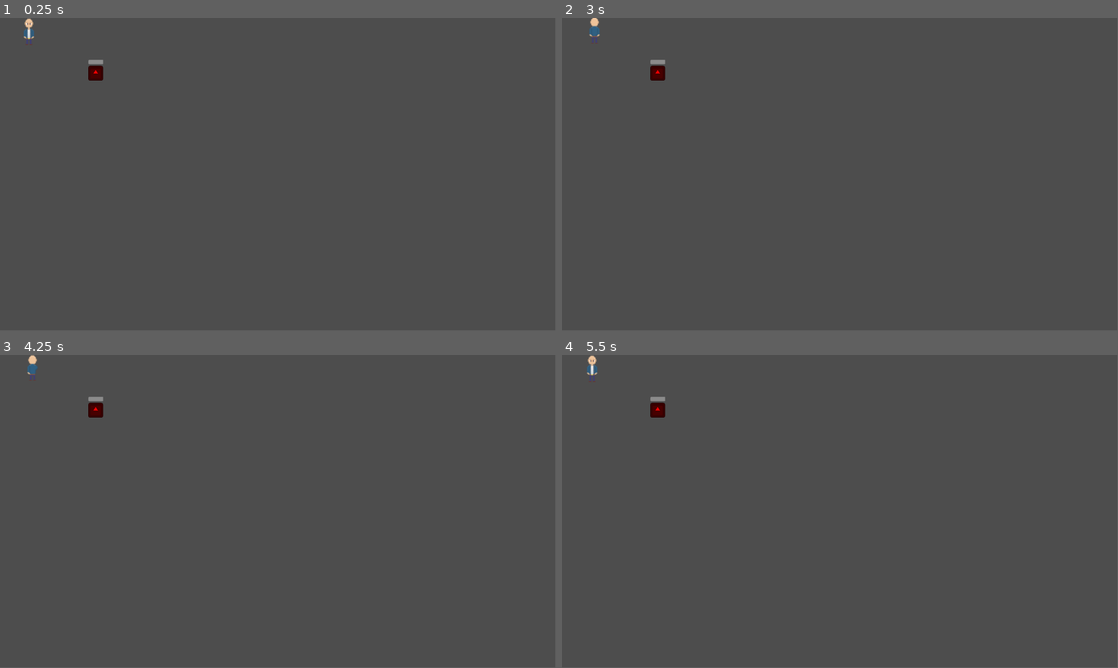
Above: before the commit, frames 1-4 (two rows, left to right).
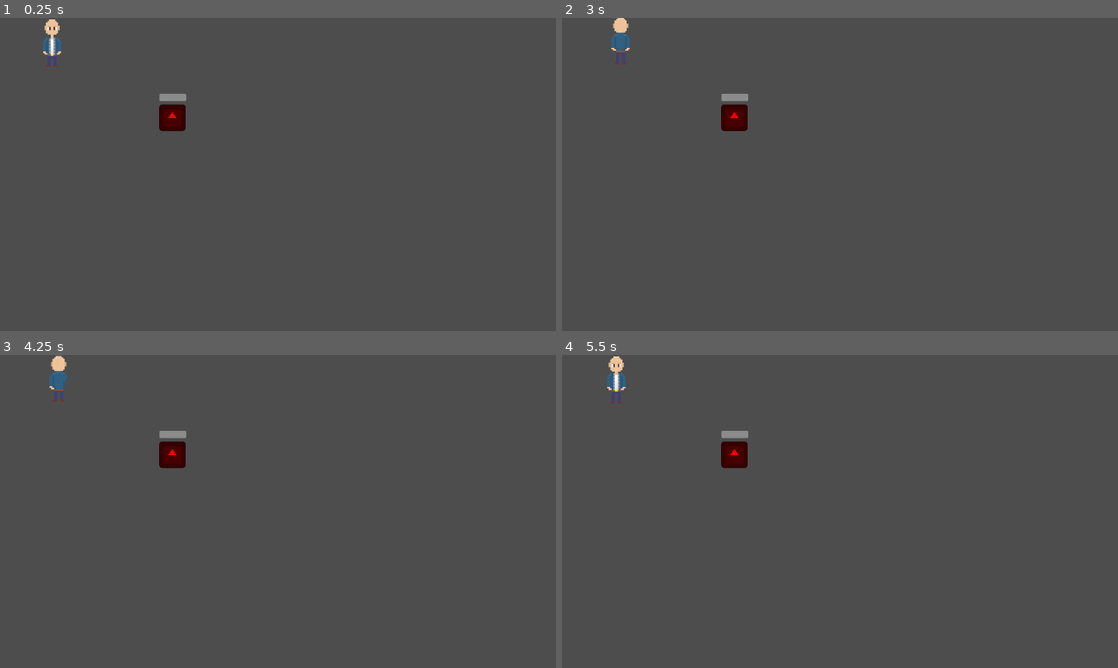
Above: after the commit, the same moments.

Repository: bekai-team/online-game-2026-bekai-team
Game: Godot game, scene res://scenes/world.tscn
Same seed, same stepped clock (60 frames per second), same inputs: the game is played once before the commit and once after it. The engine's default icon, where the game draws it, is replaced by a stand-in: a white triangle on a blue panel in a dark square.
Inputs (mouse positions are in pixels of both pictures, inside the frame that each line leads up to):
- Up to frame 1 (0.25 s): no input
- Up to frame 2 (3 s): tap Enter at 0.5, 2 s; move the mouse to (962, 158) at 0.52 s; hold D (move_right) 0.53-1.28 s; click (962, 158) at 0.6 s; tap Space at 1.25 s; move the mouse to (728, 190) at 1.27 s; hold S (move_down) 1.28-2.03 s; click (728, 190) at 1.35 s; move the mouse to (895, 105) at 2.02 s; hold D (move_right) 2.03-2.78 s; click (895, 105) at 2.1 s; move the mouse to (812, 237) at 2.77 s; hold W (move_up) from 2.78 s (still down); click (812, 237) at 2.85 s
- Up to frame 3 (4.25 s): tap Space at 3.5 s; move the mouse to (444, 558) at 3.52 s; release W (move_up) at 3.53 s; hold A (move_left) from 3.53 s (still down); click (444, 558) at 3.6 s
- Up to frame 4 (5.5 s): tap Enter at 4.25 s; move the mouse to (673, 464) at 4.27 s; click (673, 464) at 4.35 s; move the mouse to (867, 511) at 5.02 s; release A (move_left) at 5.03 s; hold S (move_down) from 5.03 s (still down); click (867, 511) at 5.1 s
In our replay, the window is 799x449 before the commit and 800x450 after it. These sizes can differ from the game's own. Grey fills any space a smaller window leaves; there, only what the larger window draws over its background counts as a difference.

The runs differ from the first frame. In frame 1, 1.1% of the frame differs, in the area x 4-34%, y 0-37%; in frame 2, 1.1%; in frame 3, 1.1%; in frame 4, 1.1%.

Commit message:
feat: Update project settings and .gitignore

Diff:
--- a/client/project.godot
+++ b/client/project.godot
@@ -10,10 +10,17 @@
 
 [application]
 
-config/name="Maditron_CharacterBody2D"
+config/name="Maditron"
 run/main_scene="uid://bw4p3ncw5k8rm"
 config/features=PackedStringArray("4.6", "GL Compatibility")
 config/icon="res://assets/icon.svg"
+
+[display]
+
+window/size/viewport_width=1280
+window/size/viewport_height=720
+window/stretch/scale=2.0
+window/stretch/scale_mode="integer"
 
 [dotnet]
 
@@ -53,6 +60,7 @@
 
 [rendering]
 
+textures/canvas_textures/default_texture_filter=0
 rendering_device/driver.windows="d3d12"
 renderer/rendering_method="gl_compatibility"
 renderer/rendering_method.mobile="gl_compatibility"
Not shown, changed: client/.gitignore
